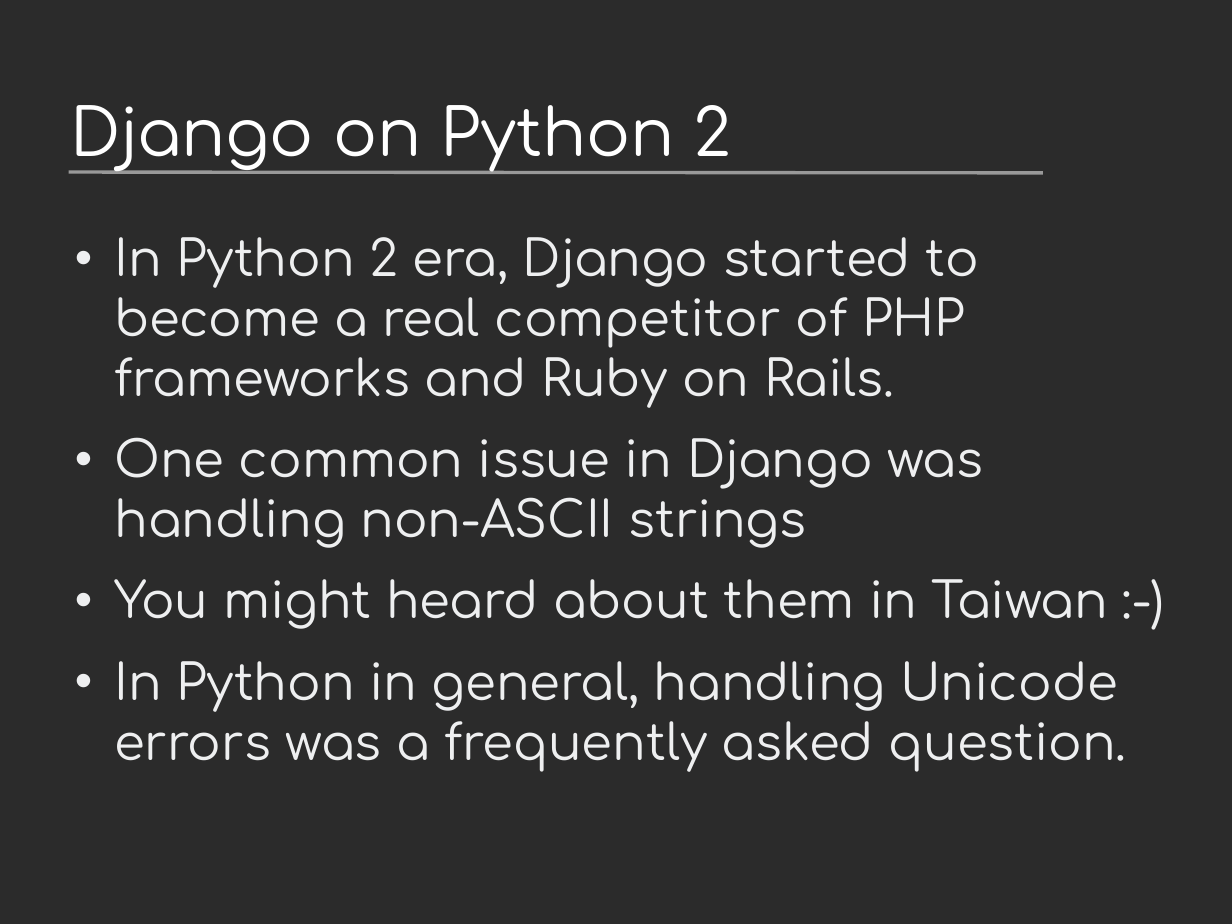
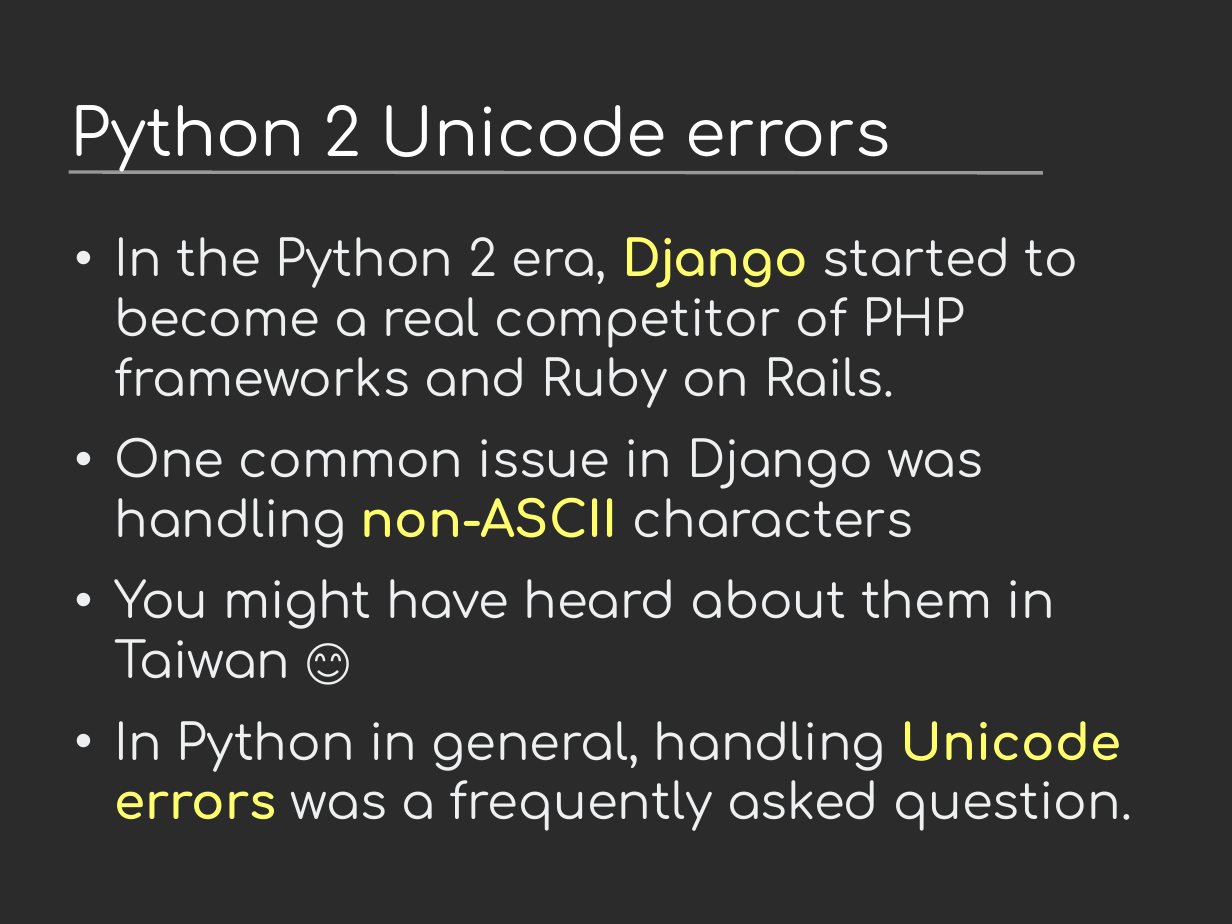
Before and after one commit to vstinner/talks, a slide deck: slide 5 of 2022-PyconAPAC/python-incompatible-changes.odp. Drawn at 1232x924 pixels with LibreOffice and Linux fonts; fonts in the diff are those of the drawing; background and template pictures are left out; a plain dark background stands for a picture behind light text. Boxes give left, top, right and bottom in pixels: in the first picture for what was removed or moved away, otherwise in the second. Text is boxed around its words. In the diff, an @@ line names an element or a change of style, - is before the commit and + after.

```diff
--- a/2022-PyconAPAC/python-incompatible-changes.odp
+++ b/2022-PyconAPAC/python-incompatible-changes.odp
@@ title at [71,105,891,172]: text changed @@
-Django on Python 2
+Python 2 Unicode errors
@@ text at [114,237,1079,679]: text changed @@
-• In Python 2 era, Django started to become a real competitor of PHP frameworks and Ruby on Rails.
-• One common issue in Django was handling non-ASCII strings
-• You might heard about them in Taiwan :-)
+• In the Python 2 era, Django started to become a real competitor of PHP frameworks and Ruby on Rails.
+• One common issue in Django was handling non-ASCII characters
+• You might have heard about them in Taiwan 😊
@@ text at [114,721,1121,820]: text colour #EEEFF0 to #FFFF6D, bold on in "Unicode errors" @@
```
Also in this commit, not shown: 16 other slides changed, 12 slides added, 1 slide removed, 1 other file.
